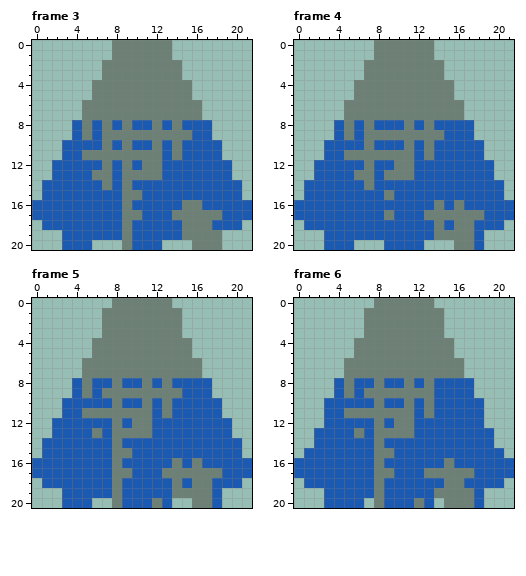
One commit to this pixel-art file: Resources/wip/enemy/1A/topclose.aseprite. The picture above was drawn from the file before the commit.
22x21 pixels, 64 frames. Shown: frame 3, frame 4, frame 5, frame 6. The commit also changed other frames, which this record leaves out.
After:
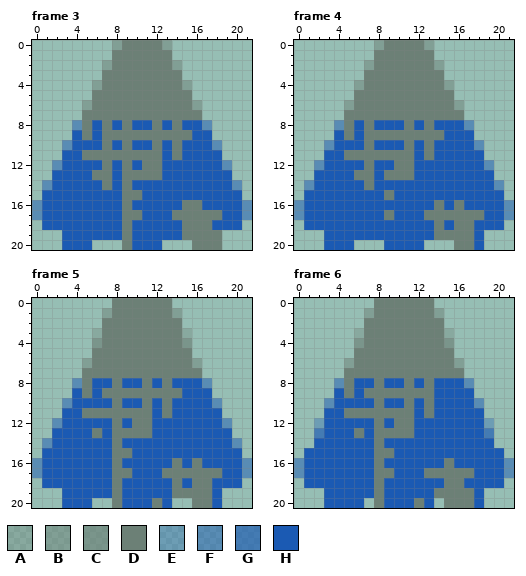
Palette (. is transparent): A #6c807655  B #6c80767f  C #6c8076aa  D #6c8076  E #1b5ab355  F #1b5ab37f  G #1b5ab3aa  H #1b5ab3
Edits made:
Frame 3:
y 0: x 8 D -> B; x 13 D -> B
y 2: x 7 D -> B; x 14 D -> B
y 4: x 6 D -> B; x 15 D -> B
y 6: x 5 D -> B; x 16 D -> B
y 8: x 4 H -> F; x 17 H -> F
y 10: x 3 H -> F; x 18 H -> F
y 12: x 2 H -> F; x 19 H -> F
y 14: x 1 H -> F; x 20 H -> F
y 16..17: x 0 H -> F; x 21 H -> F
Frame 4: the same change as frame 3
Frame 5:
y 1: x 7 D -> B; x 14 D -> B
y 3: x 6 . -> A; x 15 . -> A
y 4: x 6 D -> C; x 15 D -> C
y 6: x 5 D -> B; x 16 D -> B
y 8: x 4 H -> F; x 17 H -> F
y 10: x 3 H -> F; x 18 H -> F
y 12: x 2 H -> F; x 19 H -> F
y 14: x 1 H -> F; x 20 H -> F
y 16..17: x 0 H -> F; x 21 H -> F
Frame 6:
y 1: x 7 D -> B; x 14 D -> B
y 3: x 6 . -> A; x 15 . -> A
y 4: x 6 D -> C; x 15 D -> C
y 6: x 5 D -> B; x 16 D -> B
y 8: x 4 H -> F; x 17 H -> F
y 10: x 3 H -> F; x 18 H -> F
y 12: x 2 . -> E; x 19 . -> E
y 13: x 2 H -> G; x 19 H -> G
y 16..17: x 0 H -> F; x 21 H -> F
Changed places in both pictures, as pixel boxes (x1, y1, x2, y2):
changed: (32, 40, 122, 220)
changed: (162, 40, 252, 220)
changed: (294, 40, 384, 220)
changed: (424, 40, 514, 220)
changed: (32, 308, 112, 478)
changed: (172, 308, 252, 478)
changed: (294, 308, 374, 478)
changed: (434, 308, 514, 478)
